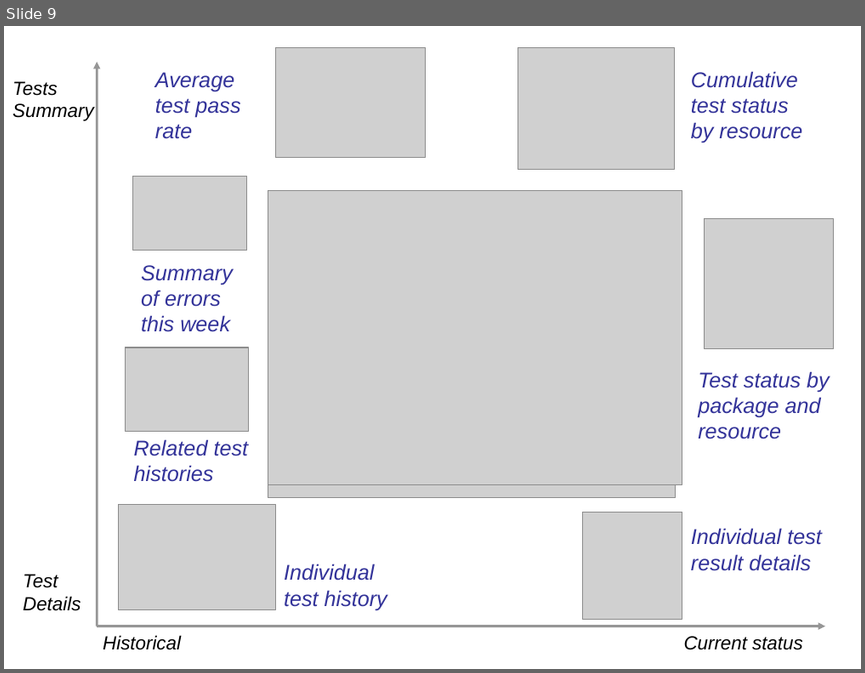
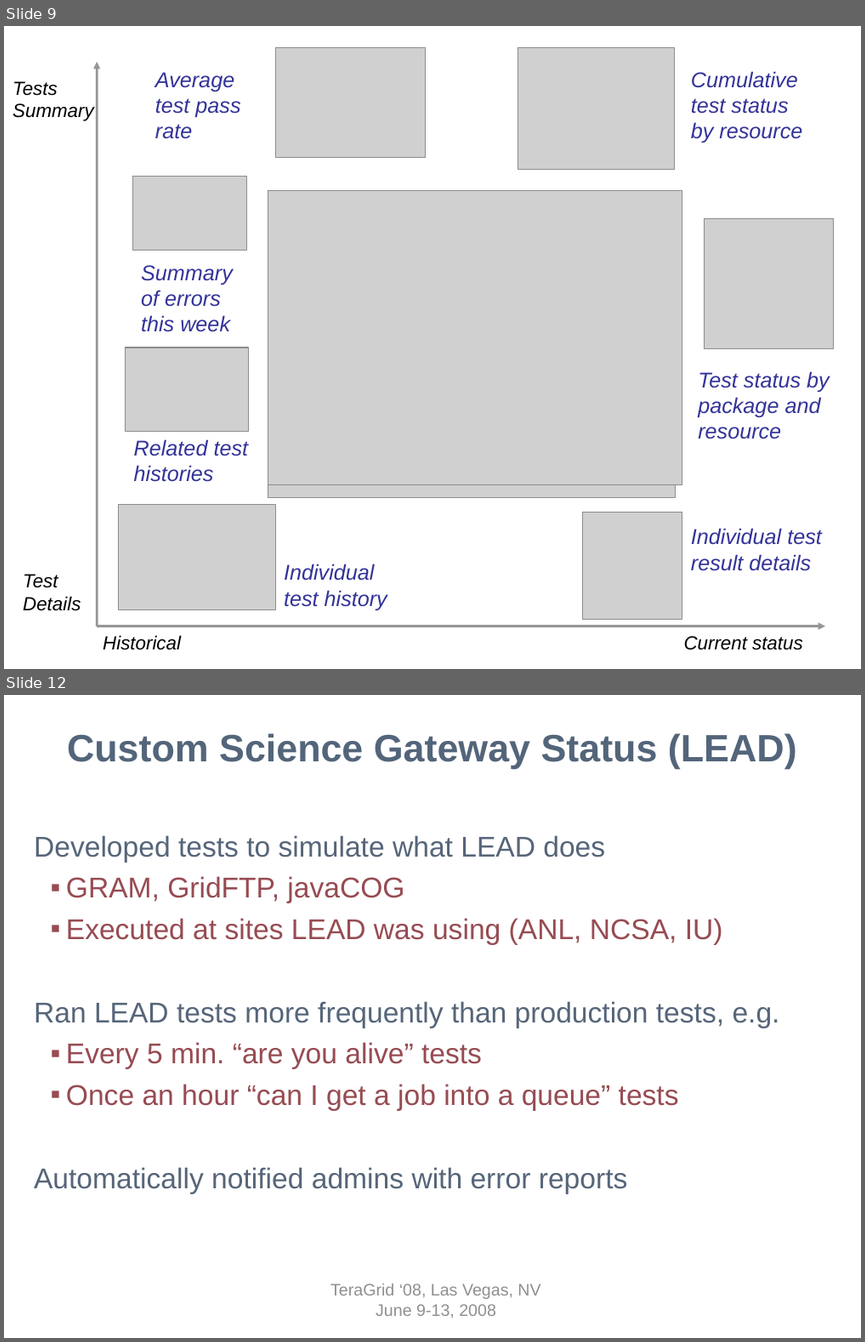
Before and after one commit to IncaProject/inca-xsede, a slide deck: talks/tg08/inca-tg08.ppt. Shown one above the other, each under a label of ours: slide 9 before the commit, slides 9 and 12 after it; the slides between them are not shown. The pictures are 865x673 and 865x1342 pixels, drawn with LibreOffice and Linux fonts; fonts in the diff are those of the drawing; grey boxes stand for pictures; background and template pictures are left out. Boxes give left, top, right and bottom in pixels: in the first picture for what was removed or moved away, otherwise in the second. Text is boxed around its words. In the diff, an @@ line names an element or a change of style, - is before the commit and + after.

```diff
--- a/talks/tg08/inca-tg08.ppt
+++ b/talks/tg08/inca-tg08.ppt
@@ slide 12 added at box(4, 695, 861, 1338), background #FFFFFF @@
@@ title added at box(67, 733, 797, 769), 32 pt, text #53657A, bold @@
+Custom Science Gateway Status (LEAD)
@@ text added at box(34, 835, 780, 1194), 24 pt, text #566579 @@
+Developed tests to simulate what LEAD does
+  ▪ GRAM, GridFTP, javaCOG
+  ▪ Executed at sites LEAD was using (ANL, NCSA, IU)
+Ran LEAD tests more frequently than production tests, e.g.
+  ▪ Every 5 min. “are you alive” tests
+  ▪ Once an hour “can I get a job into a queue” tests
+Automatically notified admins with error reports
@@ text added at box(330, 1283, 540, 1318), 14 pt, text #8D8F91 @@
+TeraGrid ‘08, Las Vegas, NV
+June 9-13, 2008
```
Also in this commit, not shown: 6 slides changed, 2 other slides added, 8 slides removed.
